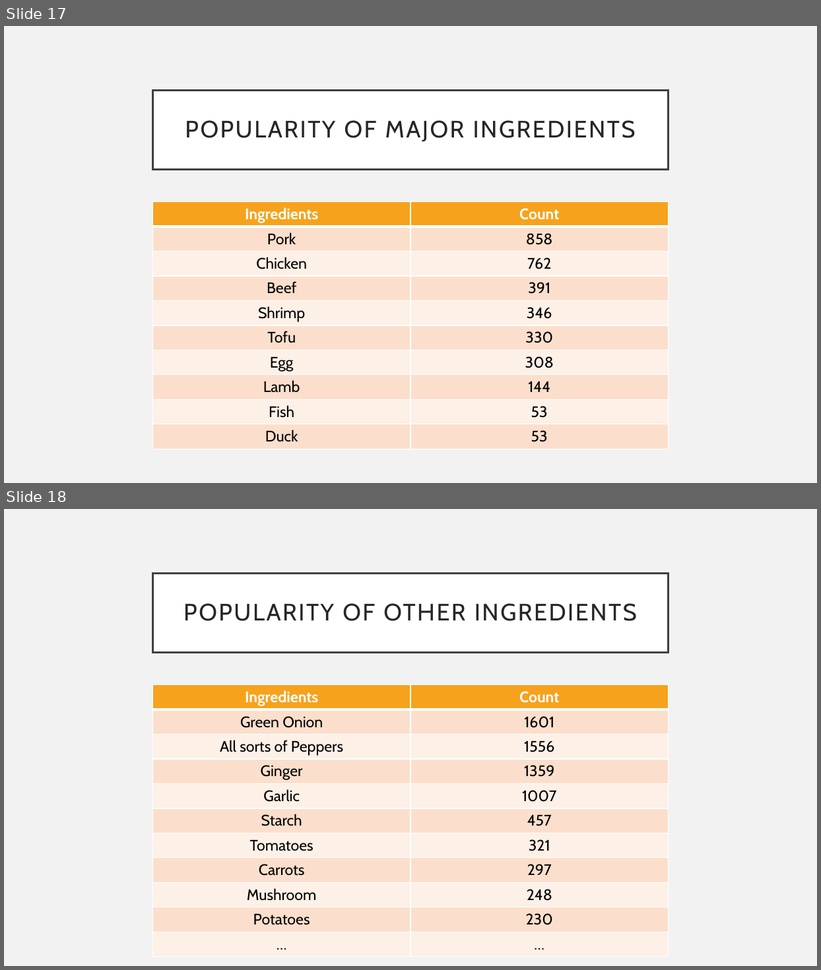
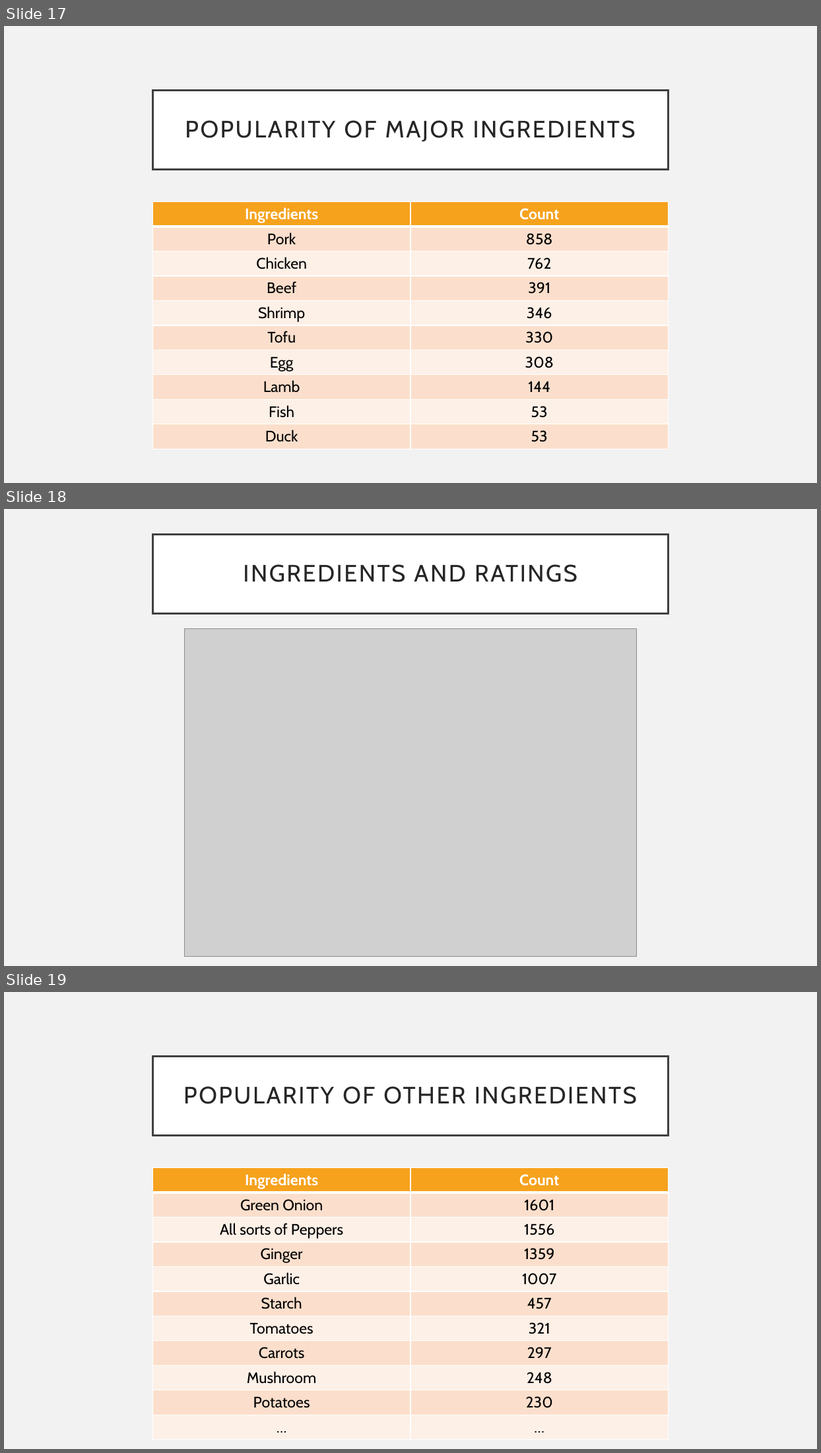
Before and after one commit to shimmer-croissant0707/web_scraping_project, a slide deck: Web_Scraping_Project_Presentation Hanbo Shao.pptx. Shown one above the other, each under a label of ours: slides 17 and 18 before the commit, slides 17, 18 and 19 after it. The pictures are 821x970 and 821x1453 pixels, drawn with LibreOffice and Linux fonts; fonts in the diff are those of the drawing; grey boxes stand for pictures. Boxes give left, top, right and bottom in pixels: in the first picture for what was removed or moved away, otherwise in the second. Text is boxed around its words. In the diff, an @@ line names an element or a change of style, - is before the commit and + after.

```diff
--- a/Web_Scraping_Project_Presentation Hanbo Shao.pptx
+++ b/Web_Scraping_Project_Presentation Hanbo Shao.pptx
@@ slide 18 added at <box>4,509,817,966</box>, background #F2F2F2 @@
@@ title added at <box>153,534,668,613</box>, fill #FFFFFF, outline #404040 2.5 pt, 28 pt, text #262626 @@
+INGREDIENTS AND RATINGS
@@ picture added at <box>185,629,637,957</box> @@
@@ what was slide 18 is now slide 19 @@
```
Also in this commit, not shown: 2 other files.
